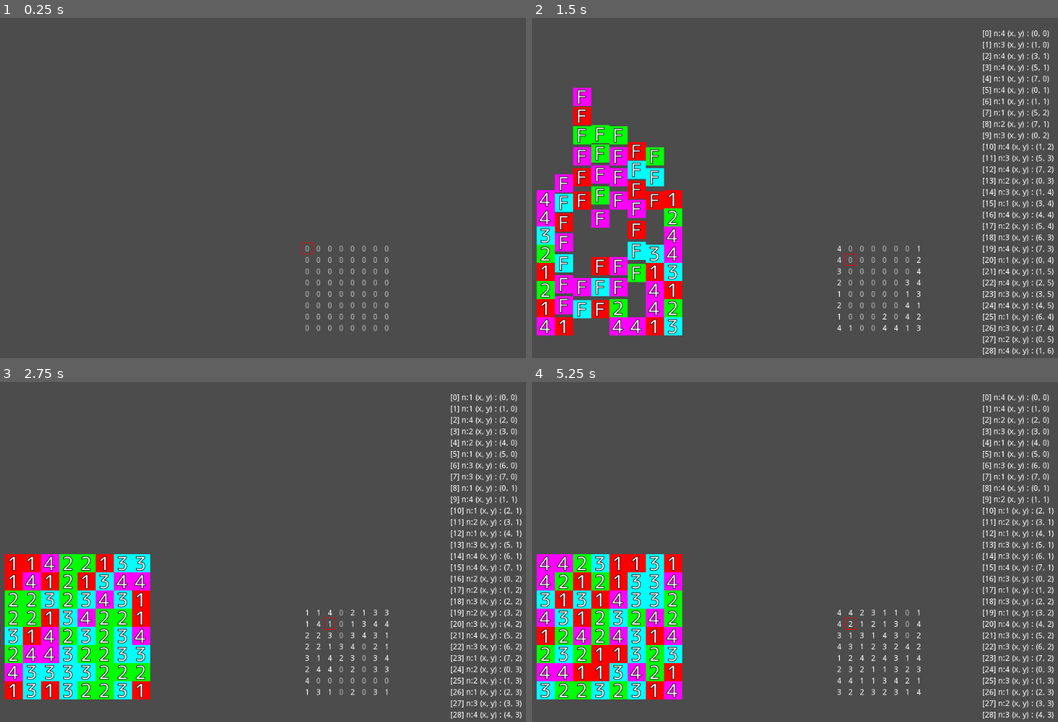
Above: before the commit, frames 1-4 (two rows, left to right).
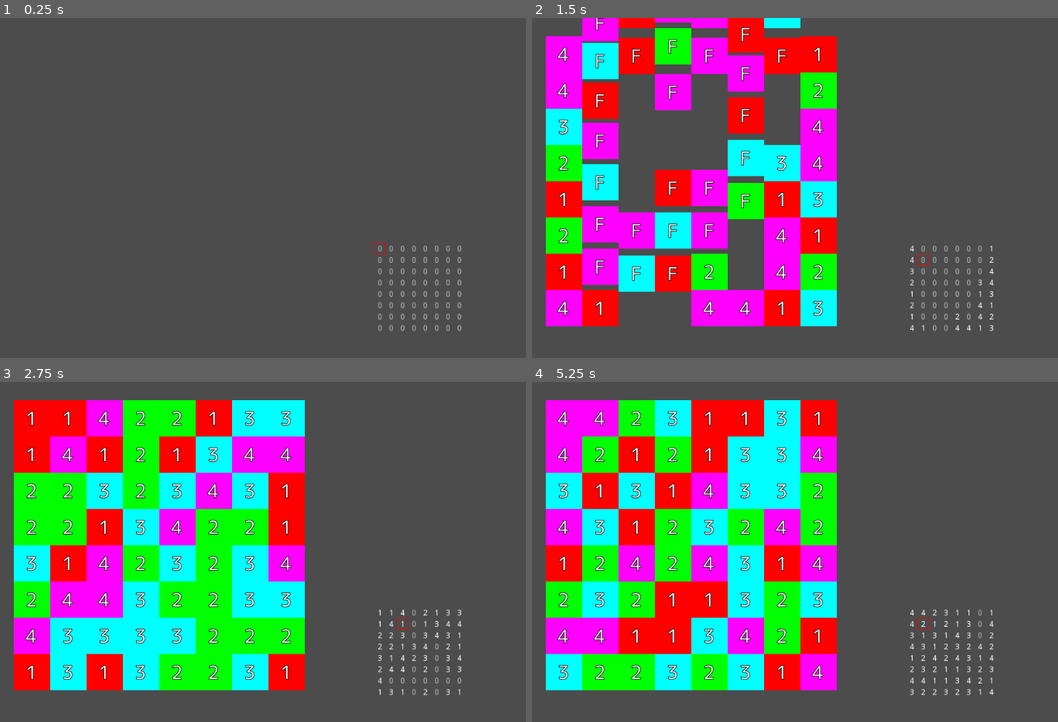
Above: after the commit, the same moments.

Repository: syun77/gd_match3
Game: Godot game, scene res://Main.tscn
Same seed, same stepped clock (60 frames per second), same inputs: the game is played once before the commit and once after it.
Inputs (mouse positions are in pixels of both pictures, inside the frame that each line leads up to):
- Up to frame 1 (0.25 s): no input
- Up to frame 2 (1.5 s): tap Enter at 0.5 s; move the mouse to (947, 171) at 0.52 s; hold Right (ui_right) 0.53-1.28 s; tap R (ui_r) at 0.6 s; tap X (ui_x) at 0.8, 1.35 s; move the mouse to (700, 205) at 1.27 s; hold Down (ui_down) from 1.28 s (still down)
- Up to frame 3 (2.75 s): click (168, 569) at 1.55 s; move the mouse to (347, 477) at 2.02 s; release Down (ui_down) at 2.03 s; hold Right (ui_right) from 2.03 s (still down); click (347, 477) at 2.1 s; tap R (ui_r) at 2.3 s
- Up to frame 4 (5.25 s): move the mouse to (789, 620) at 2.77 s; release Right (ui_right) at 2.78 s; hold Up (ui_up) 2.78-3.53 s; tap R (ui_r) at 2.85, 4.55, 5.1 s; tap X (ui_x) at 3.05, 3.6 s; move the mouse to (994, 603) at 3.52 s; hold Left (ui_left) 3.53-5.03 s; click (994, 603) at 3.8 s; move the mouse to (642, 501) at 4.27 s; click (642, 501) at 4.35 s; move the mouse to (847, 552) at 5.02 s; hold Down (ui_down) from 5.03 s (still down)

The runs differ from the first frame. In frame 1, 1.1% of the frame differs, in the area x 57-88%, y 66-93%; in frame 2, 43%; in frame 3, 50%; in frame 4, 51%, in the area x 0-100%, y 3-100%.

Commit message:
カーソル表示をいったん実装

Diff:
--- a/TestMatch3/FieldMgr.gd
+++ b/TestMatch3/FieldMgr.gd
@@ -16,11 +16,12 @@
 # ----------------------------------------
 const WIDTH  = 8 # フィールドの幅.
 const HEIGHT = 8 # フィールドの高さ.
-const OFS_X = 32 # フィールドの描画オフセット(X).
-const OFS_Y = 320 # フィールドの描画オフセット(Y).
+const OFS_X = 64 # フィールドの描画オフセット(X).
+const OFS_Y = 64 # フィールドの描画オフセット(Y).
 
 const ERASE_CNT = 3 # 3つ並んだら消去する.
 const TILE_TYPE = 4 # 4種類出現する
+const TILE_SIZE = 64 # タイル1つあたりのサイズ.
 
 # 状態.
 enum eState {
@@ -38,17 +39,23 @@
 # ----------------------------------------
 # メンバ変数.
 # ----------------------------------------
-var _state = eState.HIDE
-var _field = Array2.new(WIDTH, HEIGHT)
+var _state  = eState.HIDE # 状態.
+var _field  = Array2.new(WIDTH, HEIGHT) # フィールド情報.
+var _select = Point2.new() # 選択カーソル.
 
 # ----------------------------------------
 # onready.
 # ----------------------------------------
 onready var _layer = $Layer # タイル管理用キャンバスレイヤー.
+onready var _spr_cursor = $LayerUI/Cursor # カーソルスプライト.
 
 # ----------------------------------------
 # メンバ関数.
 # ----------------------------------------
+# コンストラクタ
+func _init() -> void:
+	initialize()
+
 # 初期化.
 func initialize() -> void:
 	# フィールド情報を初期化.
@@ -56,6 +63,11 @@
 
 	# タイルをすべて消しておく.
 	remove_all_tiles()
+
+	# カーソルを無効化.
+	_select.reset()
+	if is_instance_valid(_spr_cursor):
+		_spr_cursor.visible = false
 
 	# 初期状態は非表示.
 	_state = eState.HIDE
@@ -94,6 +106,9 @@
 	# 消去判定を行う.
 	_update_erase()
 
+	# カーソルの更新.
+	_update_cursor()
+
 
 # 更新 > 消去処理
 func _update_erase() -> void:
@@ -124,9 +139,45 @@
 		var tile = search_tile(x, y)
 		tile.start_vanish()
 
+# 更新 > カーソル.
+func _update_cursor() -> void:
+
+	if Input.is_action_just_pressed("ui_click"):
+		var pos = get_global_mouse_position()
+		_select = world_to_grid(pos)
+
+	_spr_cursor.visible = false
+	if _select.is_valid():
+		_spr_cursor.visible = true
+		_spr_cursor.position = to_world(_select.x, _select.y)
+
 # タイル情報を取得する.
 func getv(i:int, j:int) -> int:
 	return _field.getv(i, j)
+
+# グリッド座標系をワールド座標系に変換する.
+func to_world(x:float, y:float) -> Vector2:
+	# タイル座標系をワールド座標に変換する.
+	var px = OFS_X + TILE_SIZE * x
+	var py = OFS_Y + TILE_SIZE * y
+	return Vector2(px, py)
+
+# ワールド座標をグリッド座標系に変換する.
+func world_to_grid(world:Vector2) -> Point2:
+	var p = Point2.new()
+	p.reset()
+	var half = TILE_SIZE / 2.0 # 中央揃えなので.
+	var i = int((world.x - OFS_X + half) / TILE_SIZE)
+	var j = int((world.y - OFS_Y + half) / TILE_SIZE)
+	if i < 0 or WIDTH <= i:
+		i = -1
+	if j < 0 or HEIGHT <= j:
+		j = -1
+	if i == -1 or j == -1:
+		return p
+
+	p.set_xy(i, j)
+	return p
 
 # 下のタイルとの衝突チェックする.
 func check_hit_bottom(tile:TileObj) -> bool:
@@ -173,6 +224,9 @@
 
 # 生成したタイルをすべて破棄する.
 func remove_all_tiles() -> void:
+	if is_instance_valid(_layer) == false:
+		return # _layerが無効.
+
 	for tile in _layer.get_children():
 		tile.queue_free()
 
--- a/TestMatch3/FieldMgr.tscn
+++ b/TestMatch3/FieldMgr.tscn
@@ -1,8 +1,15 @@
-[gd_scene load_steps=2 format=2]
+[gd_scene load_steps=3 format=2]
 
 [ext_resource path="res://FieldMgr.gd" type="Script" id=1]
+[ext_resource path="res://cursor.png" type="Texture" id=2]
 
 [node name="FieldMgr" type="Node2D"]
 script = ExtResource( 1 )
 
 [node name="Layer" type="CanvasLayer" parent="."]
+
+[node name="LayerUI" type="CanvasLayer" parent="."]
+
+[node name="Cursor" type="Sprite" parent="LayerUI"]
+visible = false
+texture = ExtResource( 2 )
--- a/TestMatch3/Main.gd
+++ b/TestMatch3/Main.gd
@@ -38,6 +38,17 @@
 # 更新.
 func _process(delta: float) -> void:
 
+	# 入力の更新.
+	_update_input()
+
+	# フィールドの更新.
+	FieldMgr.proc(delta)
+
+	# デバッグ描画.
+	update()
+
+# 入力の更新.
+func _update_input() -> void:
 	# カーソルの移動.
 	if Input.is_action_just_pressed("ui_left"):
 		_cursor.x -= 1
@@ -67,50 +78,39 @@
 				# 選択位置をカーソルに合わせる.
 				_select.copy(_cursor)
 
-	if Input.is_action_just_pressed("ui_x"):
-		# 消去チェック.
-		_check_erase()
-		_fall()
 
-	# フィールドの更新.
-	FieldMgr.proc(delta)
-
-	update()
-
-# 落下.
-func _fall() -> void:
-	FieldMgr.fall()
-
-# 消去チェック.
-func _check_erase() -> void:
-	FieldMgr.check_erase()
-
+# デバッグ描画.
 func _draw() -> void:
 
-	_draw_cursor(_cursor.x, _cursor.y, Color.red, 512, 380)
+	# カーソルの描画.
+	_draw_cursor(_cursor.x, _cursor.y, Color.red, 640, 380)
 	if _select.is_valid():
-		_draw_cursor(_select.x, _select.y, Color.yellow, 512, 380)
+		_draw_cursor(_select.x, _select.y, Color.yellow, 640, 380)
 
+	# フィールドの状態を描画.
 	for j in range(FieldMgr.HEIGHT):
 		for i in range(FieldMgr.WIDTH):
 			var n = FieldMgr.getv(i, j)
 			var color = Color.white
 			if n == Array2.EMPTY:
 				color = Color.gray
-			_draw_tile(n, i, j, 512, 380, color)
+			_draw_tile(n, i, j, 640, 380, color)
 
-	var idx = 0
-	var y = 32
-	for tile in FieldMgr.get_all_tiles():
-		var buf = "[%d] n:%d (x, y) : (%1.0f, %1.0f)"%[idx, tile.get_id(), tile.get_now_x(), tile.get_now_y()]
-		draw_string(_font, Vector2(800, y), buf)
-		idx += 1
-		y += 20
+	# タイル情報の描画.
+	#var idx = 0
+	#var y = 32
+	#for tile in FieldMgr.get_all_tiles():
+	#	var buf = "[%d] n:%d (x, y) : (%1.0f, %1.0f)"%[idx, tile.get_id(), tile.get_now_x(), tile.get_now_y()]
+	#	draw_string(_font, Vector2(800, y), buf)
+	#	idx += 1
+	#	y += 20
 
+# タイルのデバッグ描画.
 func _draw_tile(n:int, x:int, y:int, x_ofs:float, y_ofs:float, color:Color) -> void:
 	var buf = "%d"%n
 	draw_string(_font, Vector2(x_ofs + 32 + 20 * x, y_ofs + 32 + 20 * y), buf, color)
 
+# カーソルのデバッグ描画.
 func _draw_cursor(x:int, y:int, color:Color, x_ofs:float, y_ofs:float) -> void:
 	var rect = Rect2(
 		Vector2(x_ofs + 26 + 20 * x, y_ofs + 16 + 20 * y),
--- a/TestMatch3/Tile.gd
+++ b/TestMatch3/Tile.gd
@@ -18,8 +18,6 @@
 # ----------------------------------------
 # 定数.
 # ----------------------------------------
-const TILE_SIZE = 32
-
 # 重力加速度.
 const GRAVITY_Y = 0.005
 
@@ -96,7 +94,7 @@
 	visible = true
 
 	# タイル座標系をワールド座標系に変換.
-	position = to_world(_now_x, _now_y)
+	position = FieldMgr.to_world(_now_x, _now_y)
 
 # 落下チェック.
 func _check_fall() -> bool:
@@ -133,12 +131,6 @@
 
 	return true
 
-func to_world(x:float, y:float) -> Vector2:
-	# タイル座標系をワールド座標に変換する.
-	var px = FieldMgr.OFS_X + TILE_SIZE * x
-	var py = FieldMgr.OFS_Y + TILE_SIZE * y
-	return Vector2(px, py)
-
 func fit_grid() -> void:
 	_now_x = int(_now_x)
 	_now_y = int(_now_y)
@@ -168,7 +160,7 @@
 		return
 
 	# タイル座標系をワールド座標系に変換.
-	position = to_world(_now_x, _now_y)
+	position = FieldMgr.to_world(_now_x, _now_y)
 
 	_label.text = "%d"%_id
 
--- a/TestMatch3/Tile.tscn
+++ b/TestMatch3/Tile.tscn
@@ -4,16 +4,16 @@
 [ext_resource path="res://font_theme.tres" type="Theme" id=2]
 
 [sub_resource type="RectangleShape2D" id=1]
-extents = Vector2( 16, 16 )
+extents = Vector2( 32, 32 )
 
 [node name="Tile" type="Area2D"]
 script = ExtResource( 1 )
 
 [node name="ColorRect" type="ColorRect" parent="."]
-margin_left = -16.0
-margin_top = -16.0
-margin_right = 16.0
-margin_bottom = 16.0
+margin_left = -32.0
+margin_top = -32.0
+margin_right = 32.0
+margin_bottom = 32.0
 
 [node name="CollisionShape2D" type="CollisionShape2D" parent="."]
 shape = SubResource( 1 )
--- a/TestMatch3/project.godot
+++ b/TestMatch3/project.godot
@@ -58,6 +58,11 @@
 "events": [ Object(InputEventKey,"resource_local_to_scene":false,"resource_name":"","device":0,"alt":false,"shift":false,"control":false,"meta":false,"command":false,"pressed":false,"scancode":82,"physical_scancode":0,"unicode":0,"echo":false,"script":null)
  ]
 }
+ui_click={
+"deadzone": 0.5,
+"events": [ Object(InputEventMouseButton,"resource_local_to_scene":false,"resource_name":"","device":0,"alt":false,"shift":false,"control":false,"meta":false,"command":false,"button_mask":0,"position":Vector2( 0, 0 ),"global_position":Vector2( 0, 0 ),"factor":1.0,"button_index":1,"pressed":false,"doubleclick":false,"script":null)
+ ]
+}
 
 [physics]
 
Binary file added: TestMatch3/cursor.png
Not shown, added: TestMatch3/cursor.png.import
